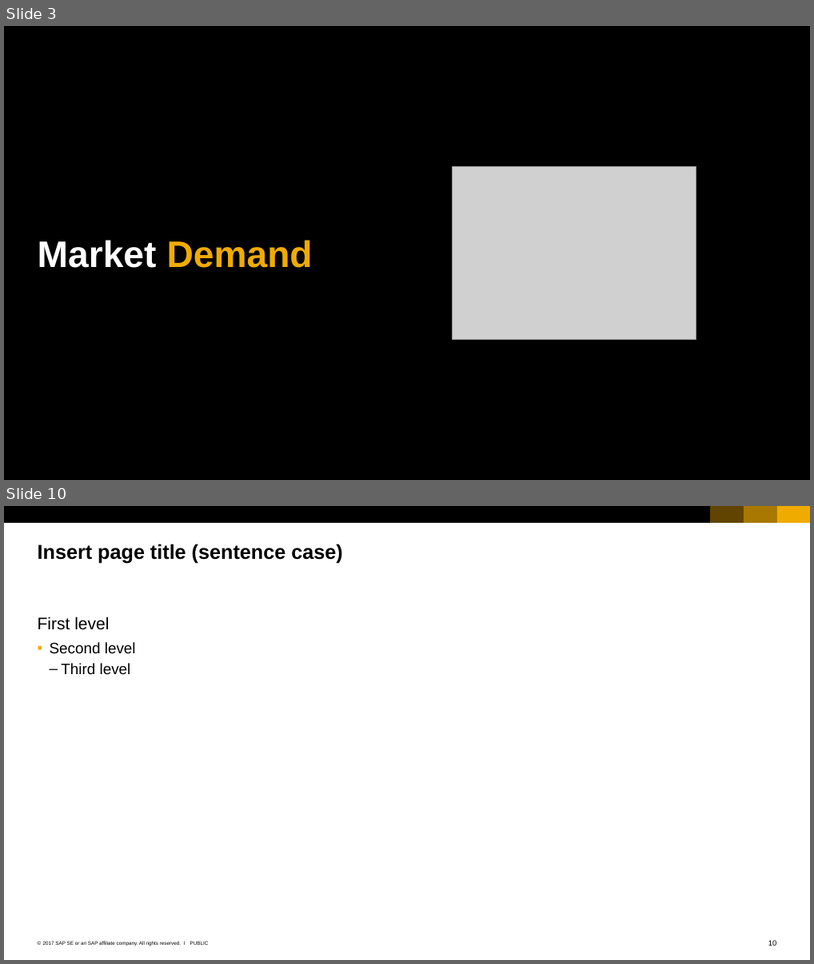
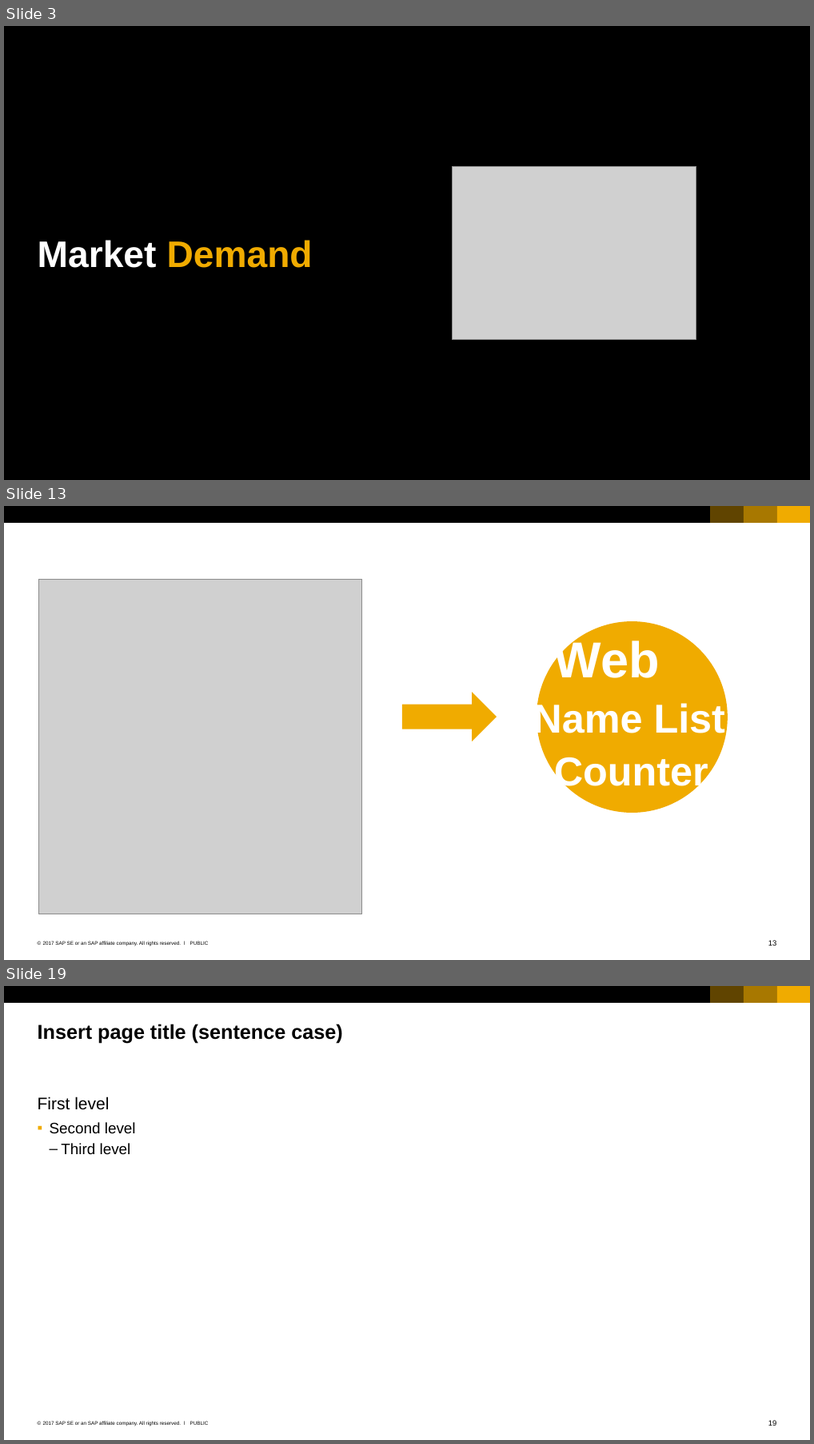
Before and after one commit to qianyilun/workload-calculator, a slide deck: SAP_2017_16x9_black_and_white.pptx. Shown one above the other, each under a label of ours: slides 3 and 10 before the commit, slides 3, 13 and 19 after it; the slides between them are not shown. The pictures are 814x964 and 814x1444 pixels, drawn with LibreOffice and Linux fonts; fonts in the diff are those of the drawing; grey boxes stand for pictures. Boxes give left, top, right and bottom in pixels: in the first picture for what was removed or moved away, otherwise in the second. Text is boxed around its words. In the diff, an @@ line names an element or a change of style, - is before the commit and + after.

```diff
--- a/SAP_2017_16x9_black_and_white.pptx
+++ b/SAP_2017_16x9_black_and_white.pptx
@@ slide 13 added at <box>4,506,810,960</box>, background #FFFFFF; not listed: 7 template elements that a slide beside it also shows @@
@@ picture added at <box>38,579,362,914</box> @@
@@ ellipse added at <box>537,621,727,812</box>, fill #F0AB00 @@
@@ text added at <box>554,637,660,678</box>, 60 pt, text #FFFFFF, bold @@
+Web
@@ right arrow added at <box>402,692,497,741</box>, fill #F0AB00 @@
@@ text added at <box>533,700,726,740</box>, 48 pt, text #FFFFFF, bold @@
+Name List
@@ text added at <box>554,757,709,793</box>, 48 pt, text #FFFFFF, bold @@
+Counter
@@ what was slide 10 is now slide 19 @@
```
Also in this commit, not shown: 14 other slides added, 6 slides removed.
